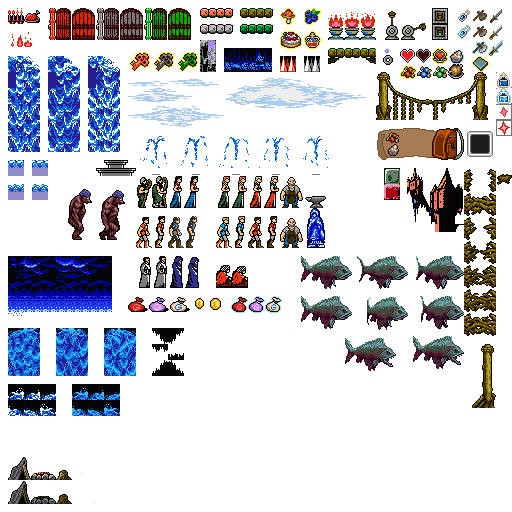
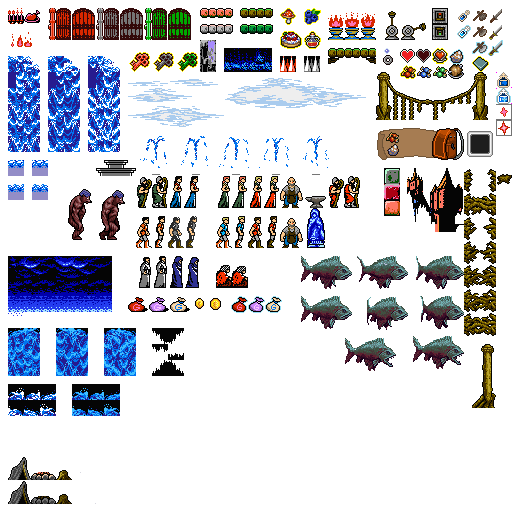
Revision of a layered 512x512 image; what changed, layer by layer:
renamed "Layer 88" to "Layer 91", painted on it over [288, 176, 400, 233]
painted on "Blocks" over [384, 200, 400, 216]
